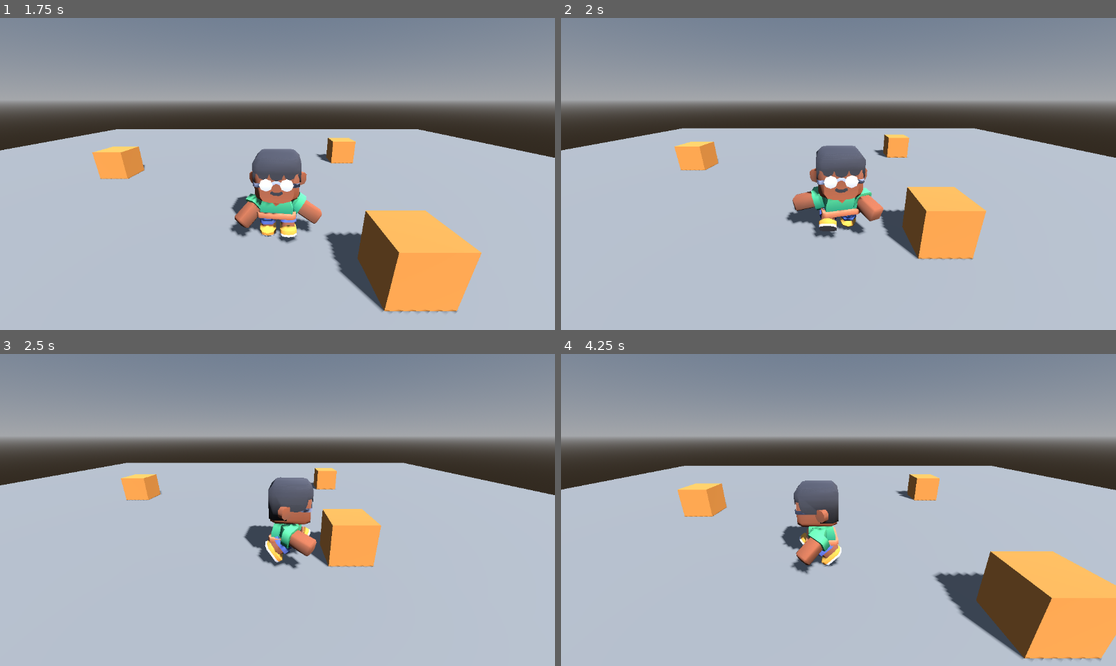
Above: before the commit, frames 1-4 (two rows, left to right).
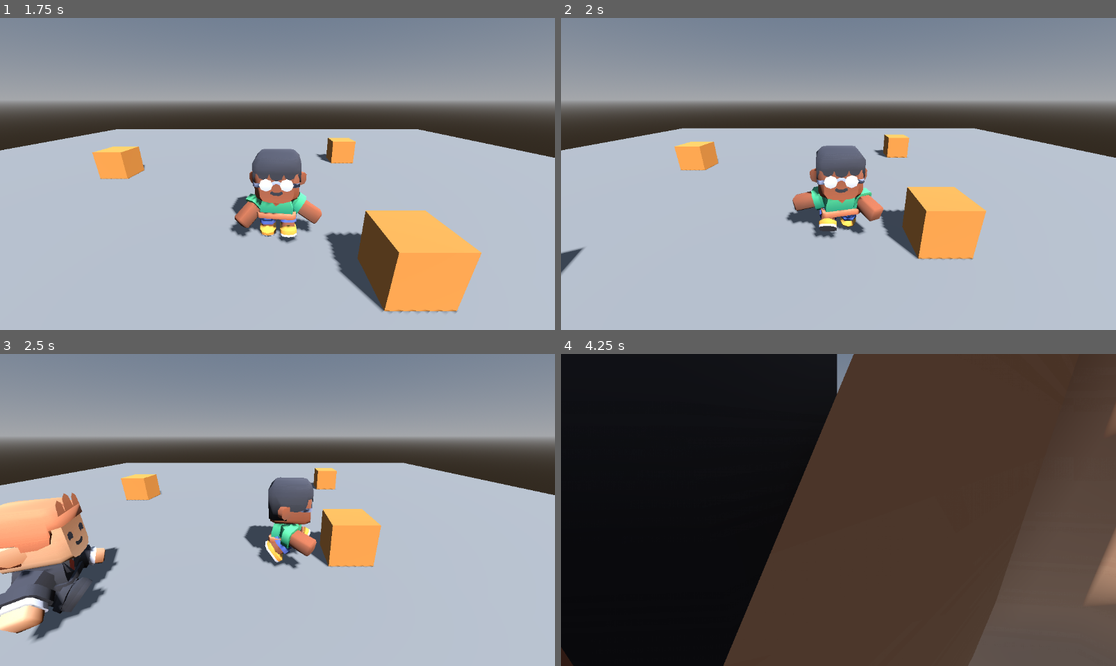
Above: after the commit, the same moments.

Repository: Tairacx/Pixel-dungeon-lite
Game: Godot game, scene res://main.tscn
Two runs of this game, one before a commit and one after it. Both use one fixed random seed, a clock stepped at 60 frames per second and the inputs below.
Inputs (mouse positions are in pixels of both pictures, inside the frame that each line leads up to):
- Up to frame 1 (1.75 s): tap Enter at 0.5 s; move the mouse to (399, 158) at 0.52 s; hold D (move_right) 0.53-1.28 s; hold Middle mouse button (apuntar) 0.53-1.28 s; click (399, 158) at 0.67 s; move the mouse to (166, 189) at 1.27 s; hold S (move_down) from 1.28 s (still down); tap Shift (correr) at 1.35 s
- Up to frame 2 (2 s): keep holding S (move_down)
- Up to frame 3 (2.5 s): move the mouse to (333, 441) at 2.02 s; release S (move_down) at 2.03 s; hold D (move_right) from 2.03 s (still down); click (333, 441) at 2.1 s
- Up to frame 4 (4.25 s): move the mouse to (810, 572) at 2.77 s; release D (move_right) at 2.78 s; hold W (move_up) 2.78-3.53 s; tap T at 2.85 s; click (810, 572) at 2.92 s; move the mouse to (1005, 556) at 3.52 s; hold A (move_left) from 3.53 s (still down); tap J at 3.6 s

Frame 1 is identical in both runs. In frame 2, 0.2% of the frame differs, in the area x 0-5%, y 73-83%; in frame 3, 7.0%; in frame 4, 96%, in the area x 0-100%, y 0-100%.

Commit message:
Integrar la Tarea C del Taller 7: perseguidor que patrulla y persigue (N2-N3)

Diff:
--- a/perseguidor.gd
+++ b/perseguidor.gd
@@ -1,17 +1,49 @@
 extends CharacterBody3D
-# Tarea C - Nivel 1: la escena del enemigo (Perseguidor).
-# Quieto, apoyado en el suelo, y mide cada medio segundo a qué distancia está el héroe.
+# Tarea C - Nivel 3: el Perseguidor patrulla, ve al héroe y lo persigue.
+# Histéresis: empieza a perseguir a radio_ver y lo suelta a radio_perder (más grande).
+
+enum Estado { PATRULLA, PERSEGUIR }
 
 @export var objetivo: Node3D
+@export var rapidez = 2.5           # m/s  (80 px/s ÷ 32 px/m)
+@export var radio_ver = 8.0         # m  (256 px)
+@export var radio_perder = 12.0     # m  (384 px)
+@export var puntos: Array[Vector3] = [
+	Vector3(-8, 0, 6), Vector3(8, 0, 6)]
 @onready var anim = $Modelo/AnimationPlayer
+
+var estado = Estado.PATRULLA
+var punto = 0
 
 
 func _physics_process(delta):
 	velocity += get_gravity() * delta
-	anim.play("idle")
+	var distancia = global_position.distance_to(objetivo.global_position)
+
+	match estado:
+		Estado.PATRULLA:
+			if distancia < radio_ver:
+				estado = Estado.PERSEGUIR
+				print("lo vio a ", snappedf(distancia, 0.01), " m")
+			ir_a(puntos[punto])
+			if global_position.distance_to(puntos[punto]) < 0.3:
+				punto = (punto + 1) % puntos.size()
+		Estado.PERSEGUIR:
+			if distancia > radio_perder:
+				estado = Estado.PATRULLA
+				print("lo perdió a ", snappedf(distancia, 0.01), " m")
+			ir_a(objetivo.global_position)
+
 	move_and_slide()
 
-	var hacia = objetivo.global_position - global_position
-	hacia.y = 0.0   # solo la distancia en el suelo: si el héroe salta, no cuenta
-	if Engine.get_physics_frames() % 30 == 0:
-		print("distancia ", snappedf(hacia.length(), 0.01))
+
+func ir_a(p):
+	var hacia = p - global_position
+	hacia.y = 0.0
+	if hacia.length() < 0.05:
+		return
+	var dir = hacia.normalized()
+	velocity.x = dir.x * rapidez
+	velocity.z = dir.z * rapidez
+	basis = Basis.looking_at(dir)
+	anim.play("walk")
